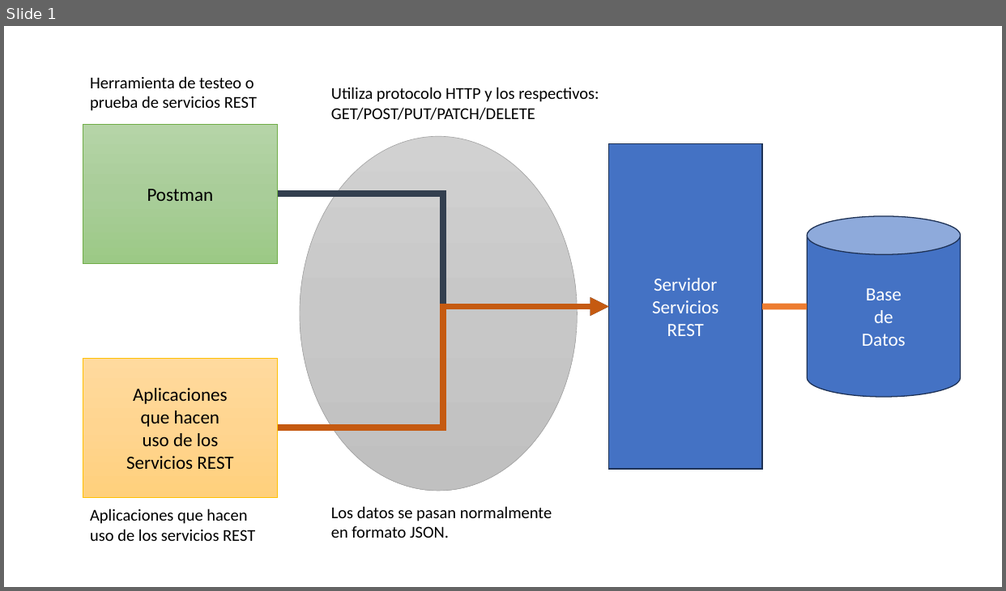
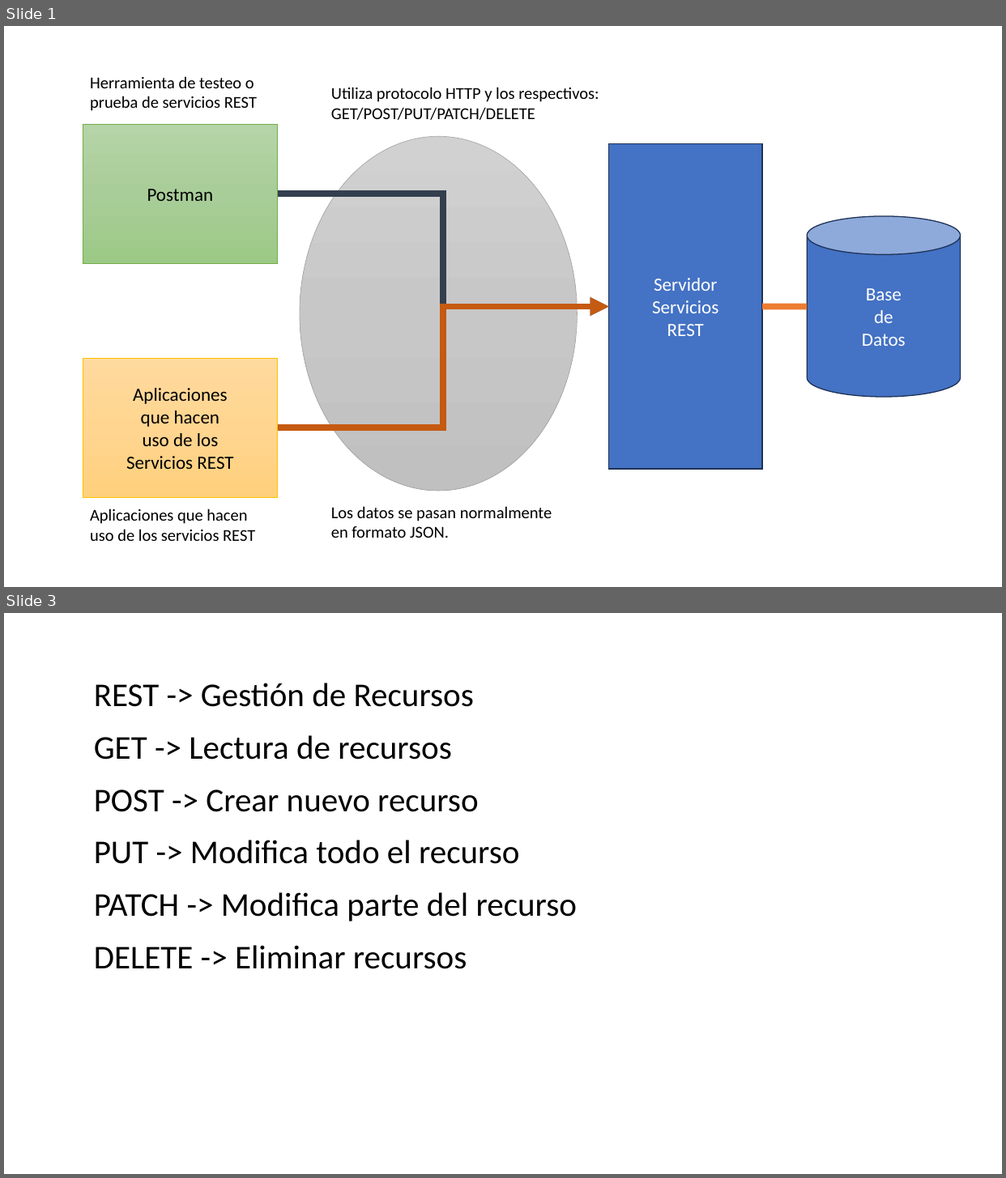
Before and after one commit to gcoronelc/UPN_2025_2_SOLWEB, a slide deck: Semana07/ServiciosREST.pptx. Shown one above the other, each under a label of ours: slide 1 before the commit, slides 1 and 3 after it; the slides between them are not shown. The pictures are 1006x591 and 1006x1178 pixels, drawn with LibreOffice and Linux fonts; fonts in the diff are those of the drawing. Boxes give left, top, right and bottom in pixels: in the first picture for what was removed or moved away, otherwise in the second. Text is boxed around its words. In the diff, an @@ line names an element or a change of style, - is before the commit and + after.

```diff
--- a/Semana07/ServiciosREST.pptx
+++ b/Semana07/ServiciosREST.pptx
@@ slide 3 added at <box>4,613,1002,1174</box>, background #FFFFFF @@
@@ text added at <box>94,683,577,969</box>, 32 pt, text #000000 @@
+REST -> Gestión de Recursos
+GET -> Lectura de recursos
+POST -> Crear nuevo recurso
+PUT -> Modifica todo el recurso
+PATCH -> Modifica parte del recurso
+DELETE -> Eliminar recursos
```
Also in this commit, not shown: 1 other slide added, 3 other files.
